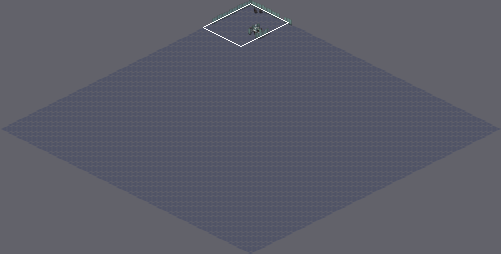
One commit to this Tiled map: worlds/isometropolis/cubicles.tmx. The first picture is a wide view before the edit; the outline marks the close-up.
Close-up. Before the edit:
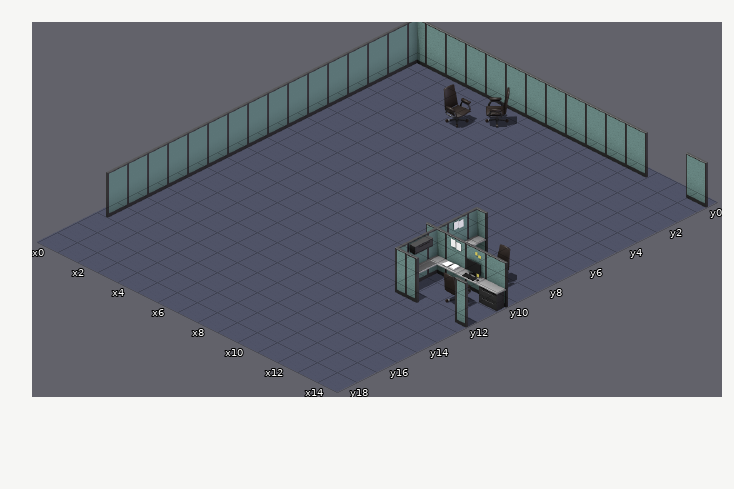
Cells are 64x32 px. Isometric: x runs down to the right, y down to the left. Shown: x 0..14, y 0..18.
After:
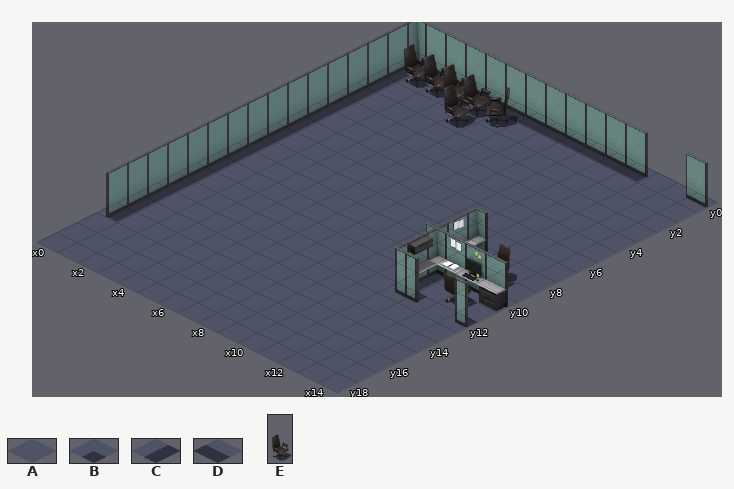
Key: from "carpet": A 0, B 4, C 7, D 8; from "chair_0": E 0.
_ is an empty cell.
The exact change:
Layer "carpet":
Tile A gives way to tile B in row 0 at x 0.
Tile A gives way to tile C in rows 1 to 15 at x 0.
Tile A gives way to tile D in row 0 at x 1 to 11.
Layer "Tile Layer 1":
The edit adds tile E in row 1 at x 1 to 4.
Where, in picture pixels (left, top, right, bottom), the same in both close-ups:
changed: (108, 44, 646, 222)
